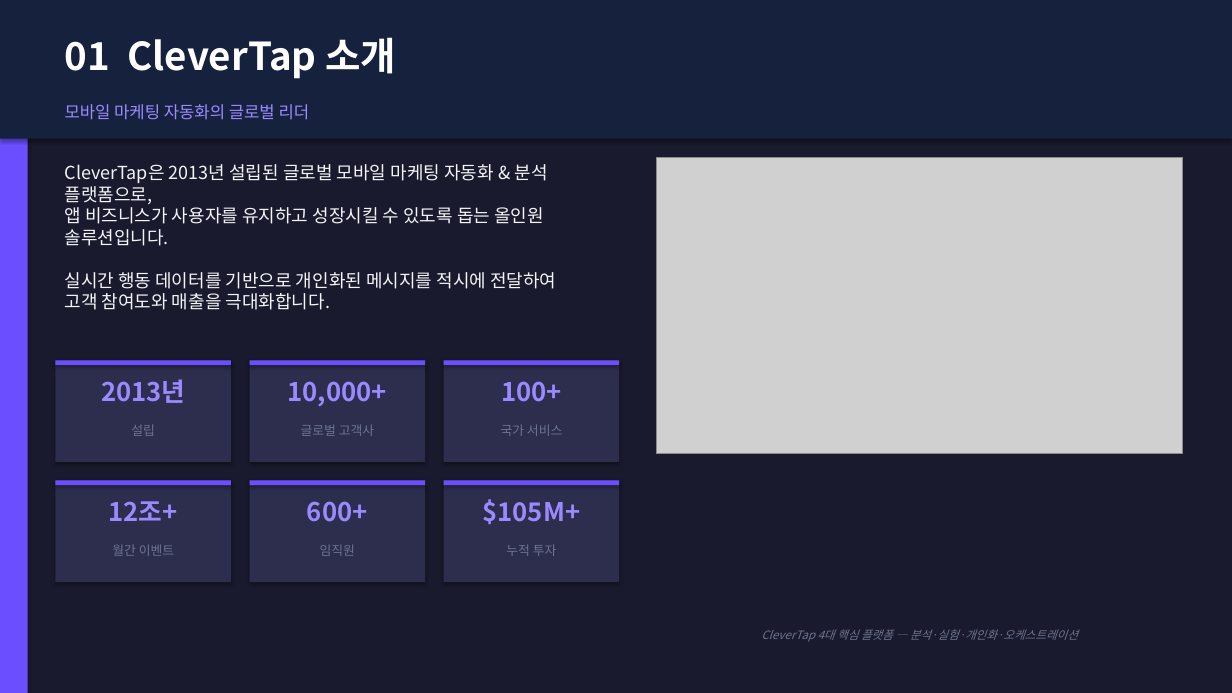
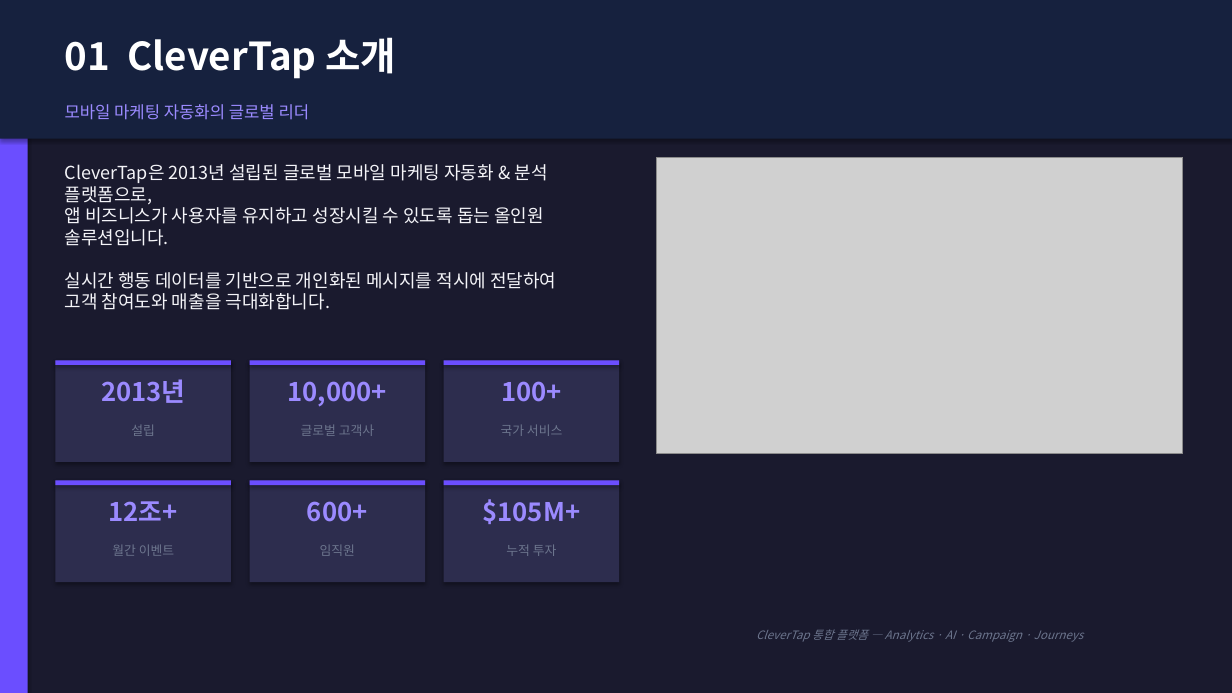
Before and after one commit to redskio/pepper, a slide deck: slide 3 of output/clevertap_proposal_kr_v5.pptx. Drawn at 1232x693 pixels with LibreOffice and Linux fonts; fonts in the diff are those of the drawing; grey boxes stand for pictures. Boxes give left, top, right and bottom in pixels: in the first picture for what was removed or moved away, otherwise in the second. Text is boxed around its words. In the diff, an @@ line names an element or a change of style, - is before the commit and + after.

```diff
--- a/output/clevertap_proposal_kr_v5.pptx
+++ b/output/clevertap_proposal_kr_v5.pptx
@@ text at <box>756,629,1084,642</box>: text changed @@
-CleverTap 4대 핵심 플랫폼 — 분석·실험·개인화·오케스트레이션
+CleverTap 통합 플랫폼 — Analytics · AI · Campaign · Journeys
```
Also in this commit, not shown: 11 other slides changed, 1 other file.
